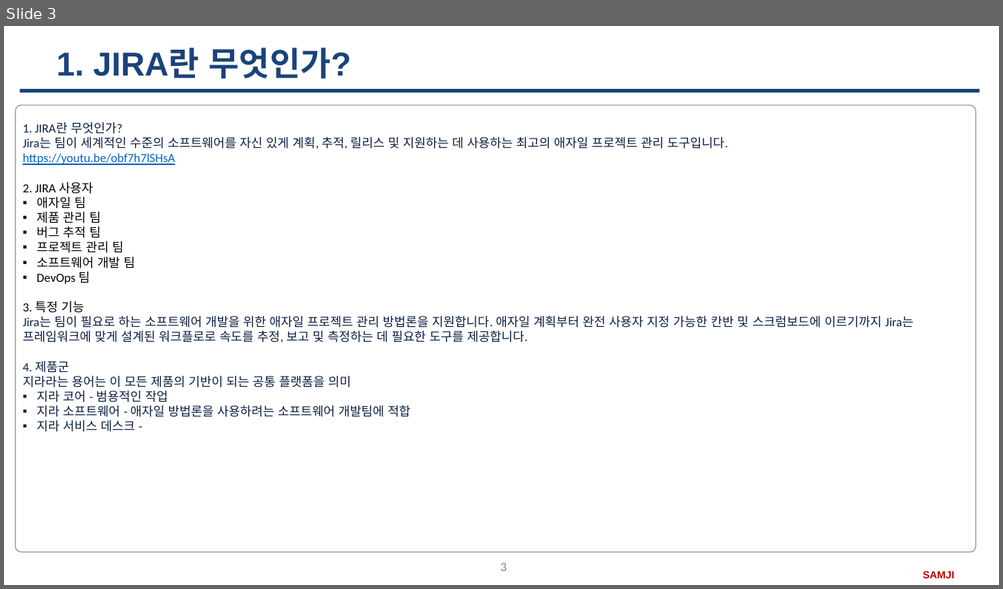
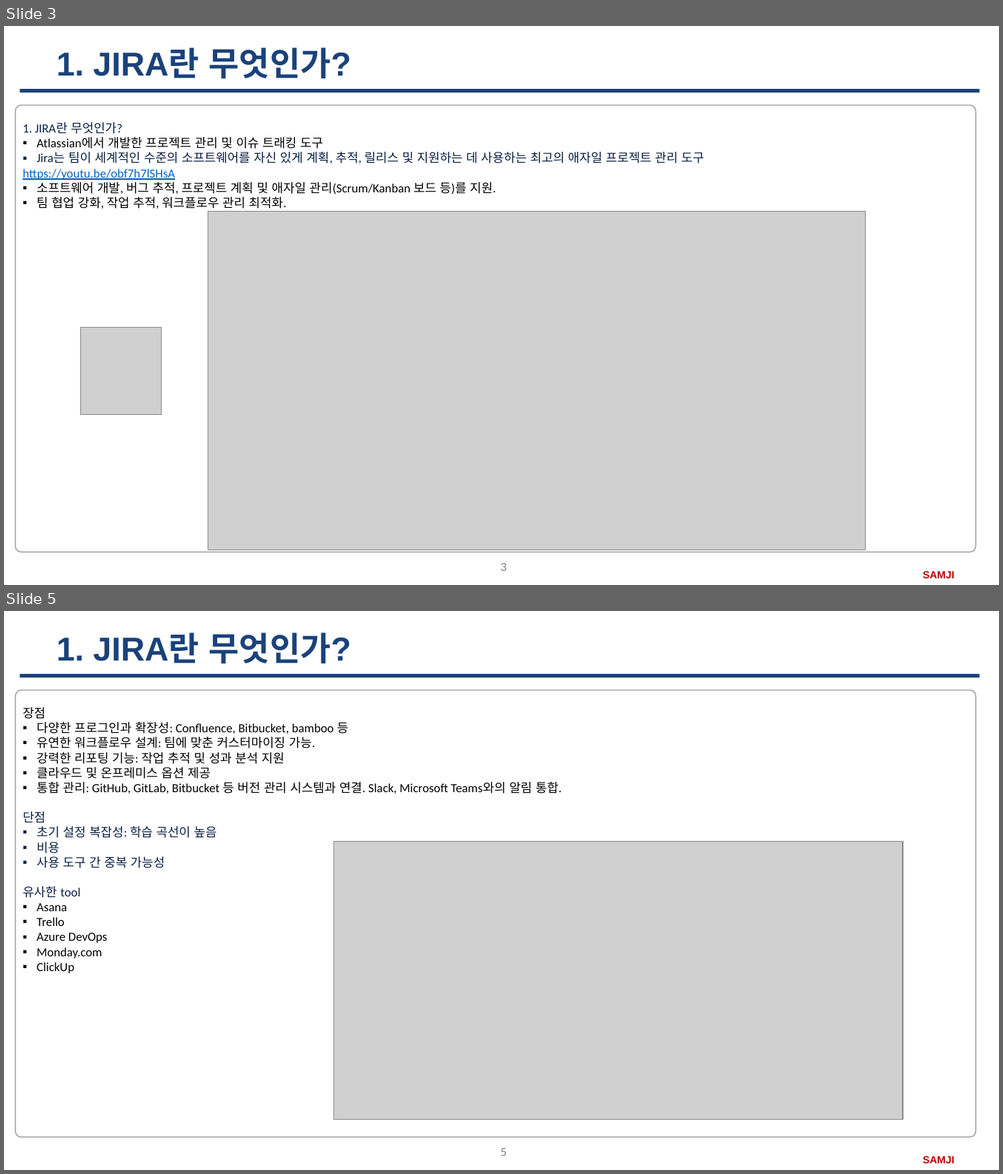
Before and after one commit to SangguKang/doc, a slide deck: Transfer/JIRA.pptx. Shown one above the other, each under a label of ours: slide 3 before the commit, slides 3 and 5 after it; the slides between them are not shown. The pictures are 1003x589 and 1003x1174 pixels, drawn with LibreOffice and Linux fonts; fonts in the diff are those of the drawing; grey boxes stand for pictures; background and template pictures are left out. Boxes give left, top, right and bottom in pixels: in the first picture for what was removed or moved away, otherwise in the second. Text is boxed around its words. In the diff, an @@ line names an element or a change of style, - is before the commit and + after.

```diff
--- a/Transfer/JIRA.pptx
+++ b/Transfer/JIRA.pptx
@@ slide 5 added at box(4, 611, 999, 1170), background #FFFFFF; not listed: 3 template elements that a slide beside it also shows @@
@@ title added at box(57, 632, 351, 664), 32 pt, text #1A427B, bold @@
+1. JIRA란 무엇인가?
@@ rounded rectangle added at box(15, 690, 976, 1138), outline #A0A0A0 1 pt @@
@@ text added at box(22, 707, 561, 974), 12 pt, text #000000 @@
+장점
+▪ 다양한 프로그인과 확장성: Confluence, Bitbucket, bamboo 등
+▪ 유연한 워크플로우 설계: 팀에 맞춘 커스터마이징 가능.
+▪ 강력한 리포팅 기능: 작업 추적 및 성과 분석 지원
+▪ 클라우드 및 온프레미스 옵션 제공
+▪ 통합 관리: GitHub, GitLab, Bitbucket 등 버전 관리 시스템과 연결. Slack, Microsoft Teams와의 알림 통합.
+단점
+▪ 초기 설정 복잡성: 학습 곡선이 높음
+▪ 비용
+▪ 사용 도구 간 중복 가능성
+유사한 tool
+▪ Asana
+▪ Trello
+▪ Azure DevOps
+▪ Monday.com
+▪ ClickUp
@@ picture added at box(334, 842, 902, 1121) @@
@@ slide 3 changed as well @@
@@ text at box(37, 137, 704, 164): text changed @@
-Jira는 팀이 세계적인 수준의 소프트웨어를 자신 있게 계획, 추적, 릴리스 및 지원하는 데 사용하는 최고의 애자일 프로젝트 관리 도구입니다.
+▪ Atlassian에서 개발한 프로젝트 관리 및 이슈 트래킹 도구
+▪ Jira는 팀이 세계적인 수준의 소프트웨어를 자신 있게 계획, 추적, 릴리스 및 지원하는 데 사용하는 최고의 애자일 프로젝트 관리 도구
@@ text at box(37, 182, 495, 209): text changed; text colour #091E42 to #000000 @@
-2. JIRA 사용자
-▪ 애자일 팀
-▪ 제품 관리 팀
-▪ 버그 추적 팀
-▪ 프로젝트 관리 팀
-▪ 소프트웨어 개발 팀
-▪ DevOps 팀
-3. 특정 기능
-Jira는 팀이 필요로 하는 소프트웨어 개발을 위한 애자일 프로젝트 관리 방법론을 지원합니다. 애자일 계획부터 완전 사용자 지정 가능한 칸반 및 스크럼보드에 이르기까지 Jira는 프레임워크에 맞게 설계된 워크플로로 속도를 추정, 보고 및 측정하는 데 필요한 도구를 제공합니다.
-4. 제품군
-지라라는 용어는 이 모든 제품의 기반이 되는 공통 플랫폼을 의미
-▪ 지라 코어 - 범용적인 작업
-▪ 지라 소프트웨어 - 애자일 방법론을 사용하려는 소프트웨어 개발팀에 적합
-▪ 지라 서비스 데스크 -
+▪ 소프트웨어 개발, 버그 추적, 프로젝트 계획 및 애자일 관리(Scrum/Kanban 보드 등)를 지원.
+▪ 팀 협업 강화, 작업 추적, 워크플로우 관리 최적화.
@@ picture added at box(208, 212, 866, 551) @@
@@ picture added at box(81, 327, 162, 415) @@
```
Also in this commit, not shown: 10 other slides changed, 3 other slides added, 18 slides removed, 3 other files.
